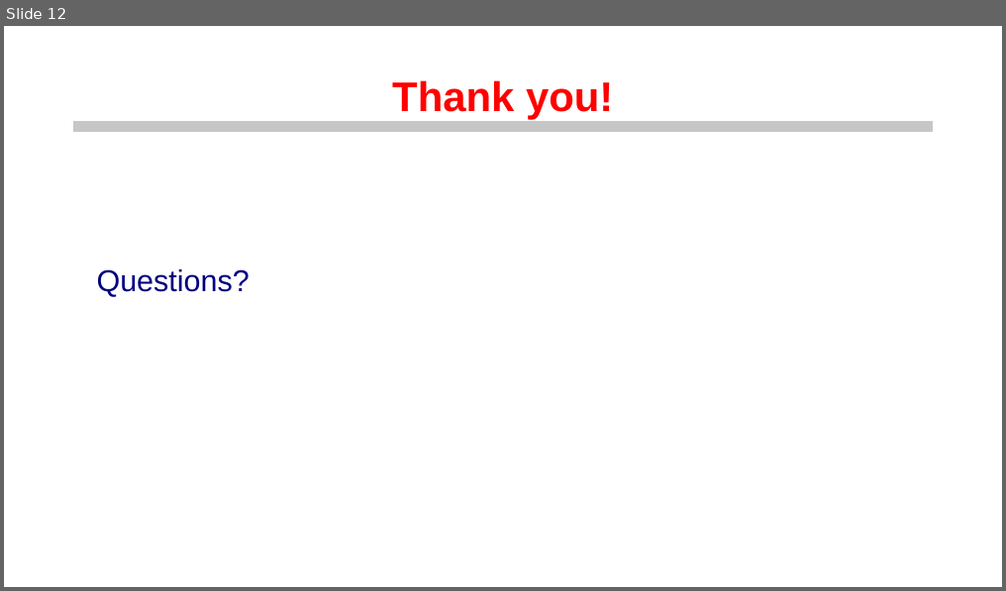
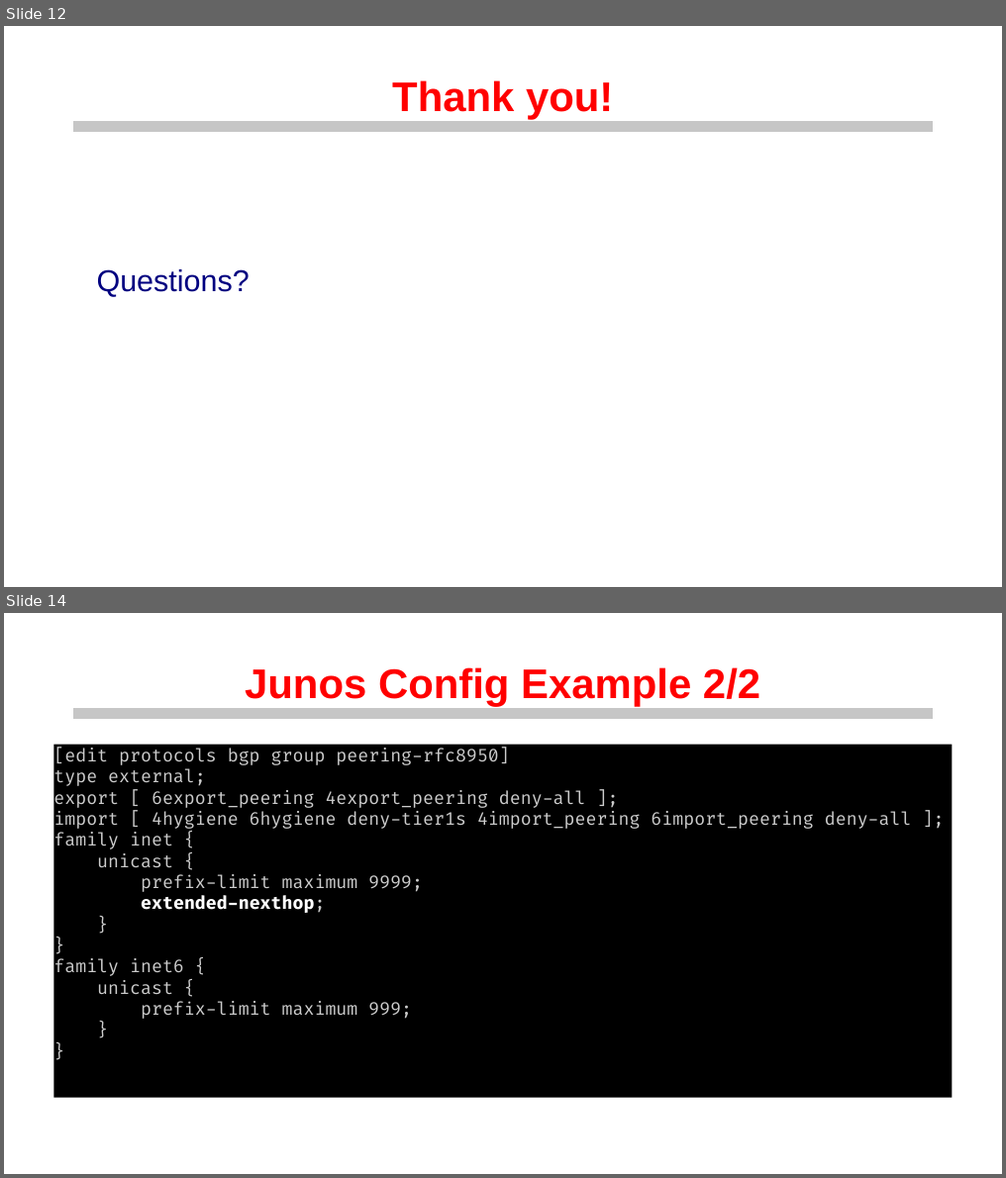
Before and after one commit to euro-ix/rfc8950-ixp, a slide deck: presentations/ipv6-only-ixps.odp. Shown one above the other, each under a label of ours: slide 12 before the commit, slides 12 and 14 after it; the slides between them are not shown. The pictures are 1006x591 and 1006x1178 pixels, drawn with LibreOffice and Linux fonts; fonts in the diff are those of the drawing; background and template pictures are left out. Boxes give left, top, right and bottom in pixels: in the first picture for what was removed or moved away, otherwise in the second. Text is boxed around its words. In the diff, an @@ line names an element or a change of style, - is before the commit and + after.

```diff
--- a/presentations/ipv6-only-ixps.odp
+++ b/presentations/ipv6-only-ixps.odp
@@ slide 14 added at (x1=4, y1=613, x2=1002, y2=1174), background #FFFFFF; not listed: 1 template element that a slide beside it also shows @@
@@ title added at (x1=245, y1=667, x2=760, y2=707), 33 pt, text #FF0000, bold @@
+Junos Config Example 2/2
@@ text added at (x1=54, y1=745, x2=952, y2=1097), fill #000000, 14 pt, text #CCCCCC @@
+[edit protocols bgp group peering-rfc8950]
+type external;
+export [ 6export_peering 4export_peering deny-all ];
+import [ 4hygiene 6hygiene deny-tier1s 4import_peering 6import_peering deny-all ];
+family inet {
+unicast {
+prefix-limit maximum 9999;
+extended-nexthop;
+}
+}
+family inet6 {
+unicast {
+prefix-limit maximum 999;
+}
+}
```
Also in this commit, not shown: 6 slides changed, 2 other slides added, 1 other file.
